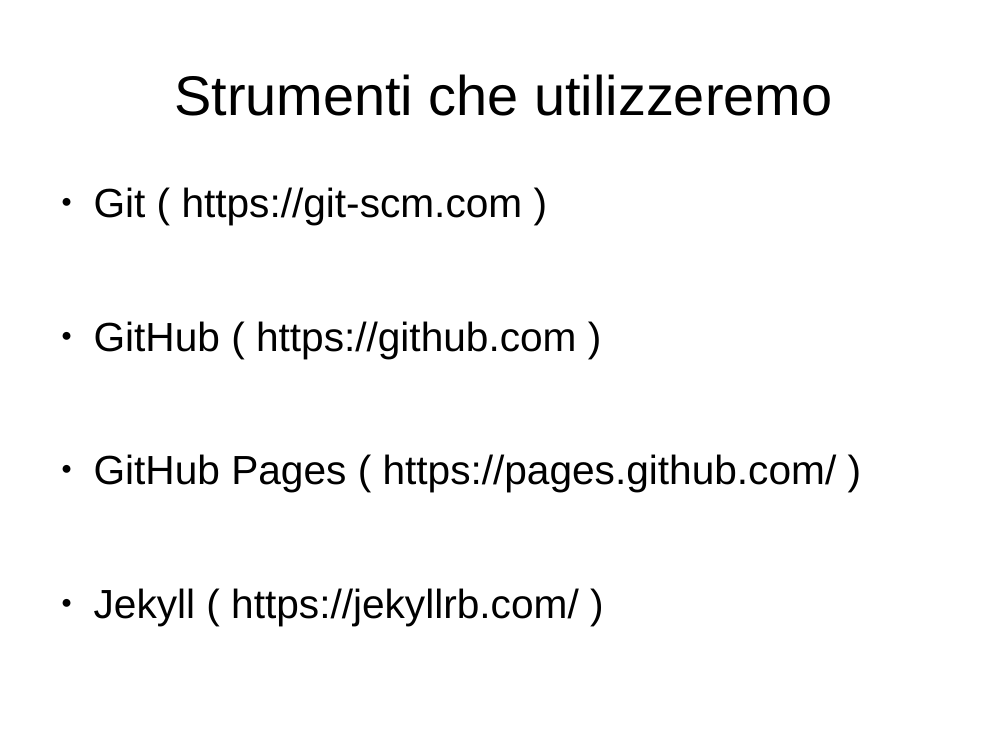
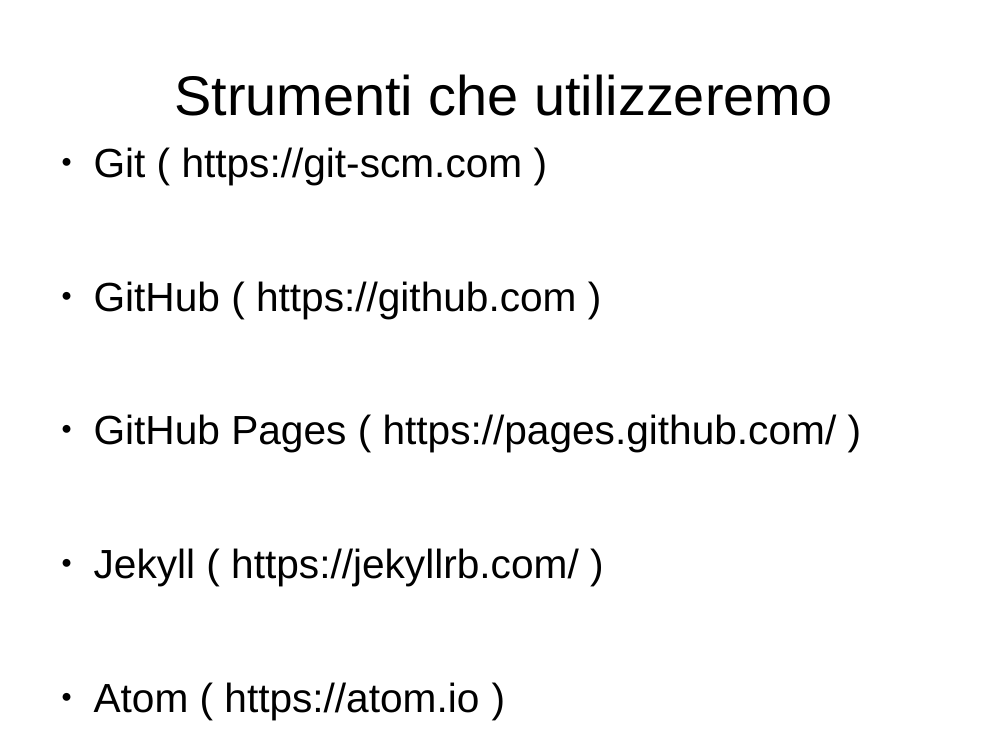
Before and after one commit to lucamariani/corso_diapositive, a slide deck: slide 2 of lez1.odp (slide 1 before the commit). Drawn at 1008x756 pixels with LibreOffice and Linux fonts; fonts in the diff are those of the drawing. Boxes give left, top, right and bottom in pixels: in the first picture for what was removed or moved away, otherwise in the second. Text is boxed around its words. In the diff, an @@ line names an element or a change of style, - is before the commit and + after.

```diff
--- a/lez1.odp
+++ b/lez1.odp
@@ text "Git ( https://git-scm.com )" moved from (x1=94, y1=187, x2=837, y2=625) to (x1=94, y1=147, x2=837, y2=719) @@
@@ text at (x1=94, y1=682, x2=479, y2=719): paragraph added @@
+● Atom ( https://atom.io )
```
Also in this commit, not shown: 1 slide added.
